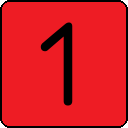
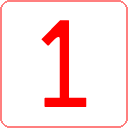
The second 128 × 128 image is a revision of the first. Changes to its layers:
added layer "1" (1st of 3) above "1" over (41, 20, 87, 107)
hid "1" (2nd of 3), painted on it over (40, 22, 73, 106)
renamed "Black Border" to "Faint border", painted on it over (0, 0, 128, 128)
hid "Red", painted on it over (0, 0, 128, 128)
